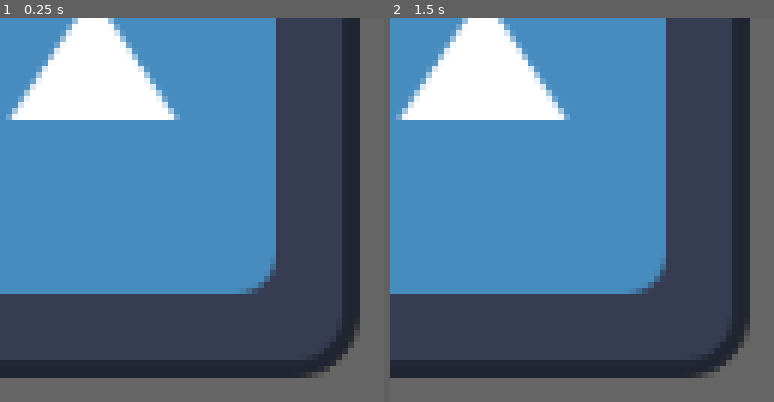
Above: before the commit, frames 1-2 (left to right).
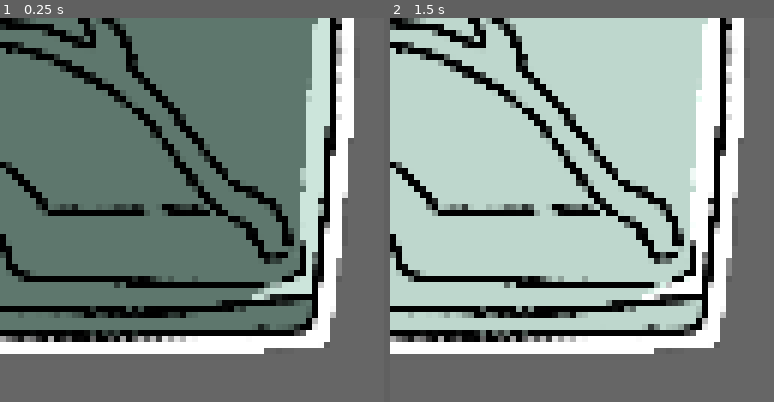
Above: after the commit, the same moments.

Repository: kayillustrations/Insectapet
Game: Godot game, scene res://windows/mini_habitat.tscn
Same seed, same stepped clock (60 frames per second), same inputs: the game is played once before the commit and once after it. The engine's default icon, where the game draws it, is replaced by a stand-in: a white triangle on a blue panel in a dark square.
Inputs (mouse positions are in pixels of both pictures, inside the frame that each line leads up to):
- Up to frame 1 (0.25 s): no input
- Up to frame 2 (1.5 s): click (482, 110) at 0.5 s; click (482, 110) at 1.25 s

The runs differ from the first frame. In frame 1, 87% of the frame differs, in the area x 0-94%, y 0-94%; in frame 2, 87%.

Commit message:
update textures + global exports

Diff:
--- /dev/null
+++ b/_autoload/exports.gd
@@ -0,0 +1,8 @@
+extends Node
+
+@export var food_textures: Array[AtlasTexture]
+
+@export var bug_colors: Dictionary = {
+	"Green" : [Color.OLIVE, Color.DARK_OLIVE_GREEN, Color.GREEN_YELLOW],
+	"Oranges": [Color.SADDLE_BROWN, Color.PERU, Color.DARK_GOLDENROD],
+}
--- /dev/null
+++ b/_autoload/exports.tscn
@@ -0,0 +1,24 @@
+[gd_scene load_steps=7 format=3 uid="uid://c8kt3ewa4tirl"]
+
+[ext_resource type="Script" uid="uid://bjqpnqcklnfjg" path="res://_autoload/exports.gd" id="1_tlivv"]
+[ext_resource type="Texture2D" uid="uid://djsdlarwla0uc" path="res://art/food2.png" id="2_5pgxl"]
+
+[sub_resource type="AtlasTexture" id="AtlasTexture_awbga"]
+atlas = ExtResource("2_5pgxl")
+region = Rect2(0, 0, 600, 600)
+
+[sub_resource type="AtlasTexture" id="AtlasTexture_50euf"]
+atlas = ExtResource("2_5pgxl")
+region = Rect2(600, 0, 600, 600)
+
+[sub_resource type="AtlasTexture" id="AtlasTexture_ysw2g"]
+atlas = ExtResource("2_5pgxl")
+region = Rect2(1200, 0, 600, 600)
+
+[sub_resource type="AtlasTexture" id="AtlasTexture_rgidw"]
+atlas = ExtResource("2_5pgxl")
+region = Rect2(1800, 0, 600, 600)
+
+[node name="Exports" type="Node"]
+script = ExtResource("1_tlivv")
+food_textures = Array[AtlasTexture]([SubResource("AtlasTexture_awbga"), SubResource("AtlasTexture_50euf"), SubResource("AtlasTexture_ysw2g"), SubResource("AtlasTexture_rgidw")])
--- a/project.godot
+++ b/project.godot
@@ -20,6 +20,7 @@
 WindowManager="*res://_autoload/WindowManager.gd"
 GameManager="*res://_autoload/GameManager.gd"
 GameSave="*res://_autoload/GameSave.gd"
+Exports="*res://_autoload/exports.tscn"
 
 [display]
 
--- a/saves/save.cfg
+++ b/saves/save.cfg
@@ -3,12 +3,12 @@
 habitat_locations={
 "Bug": Vector2i(0, 0),
 "FullHabitat": Vector2i(0, 0),
-"MiniHabitat": Vector2i(0, 0)
+"MiniHabitat": Vector2i(2132, 1220)
 }
 current_stats={
-"Energy": 95,
+"Energy": 94,
 "Happiness": 0,
-"Hunger": 63,
+"Hunger": 61,
 "Stage": 0,
 "XP": 0,
 "isHealthy": true
--- a/ui/cleaning.tscn
+++ b/ui/cleaning.tscn
@@ -9,11 +9,11 @@
 
 [sub_resource type="AtlasTexture" id="AtlasTexture_fdtcv"]
 atlas = ExtResource("1_q6wrd")
-region = Rect2(73, 31, 449, 1122)
+region = Rect2(895, 31, 455, 1122)
 
 [sub_resource type="AtlasTexture" id="AtlasTexture_palhm"]
 atlas = ExtResource("1_q6wrd")
-region = Rect2(539, 31, 362.107, 348.597)
+region = Rect2(510, 56, 359, 295)
 
 [node name="Cleaning" type="Control"]
 layout_mode = 3
--- a/ui/feeding.gd
+++ b/ui/feeding.gd
@@ -4,28 +4,32 @@
 @onready var slots: Array = $GridContainer.get_children()
 
 var food_dict:Dictionary = {
-	"0":
+	0:
 		{"Name": "Leaf",
-		"Cost" : 1},
-	"1":
+		"Cost" : 1
+		},
+	1:
 		{"Name": "Flower",
-		"Cost" : 2},
-	"2":
+		"Cost" : 2
+		},
+	2:
 		{"Name": "Veggie Slice",
-		"Cost" : 3},
-	"3":
+		"Cost" : 3
+		},
+	3:
 		{"Name": "Fruit Wedge",
-		"Cost" : 4},
-	"4":
+		"Cost" : 4
+		},
+	4:
 		{"Name": "Berries",
 		"Cost" : 0},
-	"5":
+	5:
 		{"Name": "Aphid",
 		"Cost" : 0},
-	"6":
+	6:
 		{"Name": "Dead Prey",
 		"Cost" : 0},
-	"7":
+	7:
 		{"Name": "Live Prey",
 		"Cost" : 0},
 	}
@@ -37,12 +41,13 @@
 
 func ConfigFood():
 	for i in slots.size():
-		if food_dict[str(i)]["Cost"] == 0:
+		if food_dict[i]["Cost"] == 0:
 			LockSlot(slots[i],true)
 		else:
 			LockSlot(slots[i],false)
-			slots[i].find_child("Label").text = food_dict[str(i)]["Name"]
-			slots[i].find_child("Cost").text = str(food_dict[str(i)]["Cost"])
+			slots[i].find_child("Label").text = food_dict[i]["Name"]
+			slots[i].find_child("Cost").text = str(food_dict[i]["Cost"])
+			slots[i].find_child("TextureRect").texture =  Exports.food_textures[i]
 			slots[i].find_child("Button").connect("pressed",StartFeed.bind(i))
 
 func LockSlot(slot,doLock:bool):
@@ -52,7 +57,6 @@
 func StartFeed(food_id:int):
 	current_food_id = food_id
 	Feeding(true)
-	print(food_dict[str(food_id)]["Name"])
 	await get_tree().create_timer(1).timeout
 	Feeding(false)
 	%MainButtons.eat.button_pressed = false
@@ -62,4 +66,5 @@
 	%MainButtons.ActivateAllButtons(!b)
 	%MainButtons._on_eat_toggled(!b)
 	%ReleaseBug.disabled = b
+	%Feed.find_child("Food").texture = Exports.food_textures[current_food_id]
 	%Feed.visible = b
--- a/ui/food_slot.tscn
+++ b/ui/food_slot.tscn
@@ -1,8 +1,8 @@
-[gd_scene load_steps=8 format=3 uid="uid://bq6or58tsts18"]
+[gd_scene load_steps=7 format=3 uid="uid://bq6or58tsts18"]
 
 [ext_resource type="Texture2D" uid="uid://ccv6ryx87ktff" path="res://windows/icon.svg" id="1_1tgy2"]
 [ext_resource type="Theme" uid="uid://cvpq11fkdk36a" path="res://ui/style/universal_pixel_style.tres" id="2_knl6h"]
-[ext_resource type="Texture2D" uid="uid://cyp6tcbl2hrfq" path="res://art/objects.png" id="3_l0lnd"]
+[ext_resource type="PackedScene" uid="uid://c0es7iy1tspwf" path="res://ui/locked.tscn" id="3_l0lnd"]
 
 [sub_resource type="StyleBoxFlat" id="StyleBoxFlat_l0lnd"]
 bg_color = Color(0.2244, 0.33, 0.23144, 1)
@@ -11,10 +11,6 @@
 
 [sub_resource type="StyleBoxFlat" id="StyleBoxFlat_jrhib"]
 bg_color = Color(0.4275, 0.57, 0.529625, 0.392157)
-
-[sub_resource type="AtlasTexture" id="AtlasTexture_jrhib"]
-atlas = ExtResource("3_l0lnd")
-region = Rect2(1815, 466, 235, 279)
 
 [node name="Food Slot" type="Panel"]
 custom_minimum_size = Vector2(100, 130)
@@ -84,33 +80,9 @@
 vertical_alignment = 1
 autowrap_mode = 2
 
-[node name="Locked" type="ColorRect" parent="."]
-visible = false
+[node name="Locked" parent="." instance=ExtResource("3_l0lnd")]
 layout_mode = 1
-anchors_preset = 15
-anchor_right = 1.0
-anchor_bottom = 1.0
-offset_left = 4.0
-offset_top = 3.0
-offset_right = -4.0
-offset_bottom = -3.0
-grow_horizontal = 2
-grow_vertical = 2
-color = Color(0.3182, 0.43, 0.349877, 1)
-
-[node name="TextureRect" type="TextureRect" parent="Locked"]
-modulate = Color(0.5002, 0.61, 0.56425, 1)
-layout_mode = 1
-anchors_preset = 8
-anchor_left = 0.5
-anchor_top = 0.5
-anchor_right = 0.5
-anchor_bottom = 0.5
-offset_left = -20.0
-offset_top = -20.0
-offset_right = 20.0
-offset_bottom = 20.0
-grow_horizontal = 2
-grow_vertical = 2
-texture = SubResource("AtlasTexture_jrhib")
-expand_mode = 1
+offset_left = 0.0
+offset_top = 0.0
+offset_right = 0.0
+offset_bottom = 0.0
--- /dev/null
+++ b/ui/locked.tscn
@@ -0,0 +1,36 @@
+[gd_scene load_steps=3 format=3 uid="uid://c0es7iy1tspwf"]
+
+[ext_resource type="Texture2D" uid="uid://cyp6tcbl2hrfq" path="res://art/objects.png" id="1_h5q06"]
+
+[sub_resource type="AtlasTexture" id="AtlasTexture_jrhib"]
+atlas = ExtResource("1_h5q06")
+region = Rect2(1858, 567, 204, 231)
+
+[node name="Locked" type="ColorRect"]
+anchors_preset = 15
+anchor_right = 1.0
+anchor_bottom = 1.0
+offset_left = 4.0
+offset_top = 3.0
+offset_right = -4.0
+offset_bottom = -3.0
+grow_horizontal = 2
+grow_vertical = 2
+color = Color(0.3182, 0.43, 0.349877, 1)
+
+[node name="TextureRect" type="TextureRect" parent="."]
+modulate = Color(0.5002, 0.61, 0.56425, 1)
+layout_mode = 1
+anchors_preset = 8
+anchor_left = 0.5
+anchor_top = 0.5
+anchor_right = 0.5
+anchor_bottom = 0.5
+offset_left = -20.0
+offset_top = -20.0
+offset_right = 20.0
+offset_bottom = 20.0
+grow_horizontal = 2
+grow_vertical = 2
+texture = SubResource("AtlasTexture_jrhib")
+expand_mode = 1
--- a/ui/shop.tscn
+++ b/ui/shop.tscn
@@ -1,12 +1,7 @@
-[gd_scene load_steps=5 format=3 uid="uid://dqqjtahenh6gc"]
+[gd_scene load_steps=3 format=3 uid="uid://dqqjtahenh6gc"]
 
 [ext_resource type="Script" uid="uid://b6m6vguxabaj7" path="res://ui/feeding.gd" id="1_2v8nf"]
-[ext_resource type="PackedScene" uid="uid://bq6or58tsts18" path="res://ui/food_slot.tscn" id="2_1slnd"]
-[ext_resource type="Texture2D" uid="uid://cyp6tcbl2hrfq" path="res://art/objects.png" id="3_1slnd"]
-
-[sub_resource type="AtlasTexture" id="AtlasTexture_e4u7y"]
-atlas = ExtResource("3_1slnd")
-region = Rect2(1815, 466, 235, 279)
+[ext_resource type="PackedScene" uid="uid://c0es7iy1tspwf" path="res://ui/locked.tscn" id="2_2v8nf"]
 
 [node name="Shop" type="Control"]
 layout_mode = 3
@@ -41,56 +36,9 @@
 theme_override_constants/v_separation = 10
 columns = 4
 
-[node name="Food Slot" parent="GridContainer" instance=ExtResource("2_1slnd")]
-layout_mode = 2
-
-[node name="Food Slot2" parent="GridContainer" instance=ExtResource("2_1slnd")]
-layout_mode = 2
-
-[node name="Food Slot3" parent="GridContainer" instance=ExtResource("2_1slnd")]
-layout_mode = 2
-
-[node name="Food Slot4" parent="GridContainer" instance=ExtResource("2_1slnd")]
-layout_mode = 2
-
-[node name="Food Slot5" parent="GridContainer" instance=ExtResource("2_1slnd")]
-layout_mode = 2
-
-[node name="Food Slot6" parent="GridContainer" instance=ExtResource("2_1slnd")]
-layout_mode = 2
-
-[node name="Food Slot7" parent="GridContainer" instance=ExtResource("2_1slnd")]
-layout_mode = 2
-
-[node name="Food Slot8" parent="GridContainer" instance=ExtResource("2_1slnd")]
-layout_mode = 2
-
-[node name="Locked" type="ColorRect" parent="."]
+[node name="Locked" parent="." instance=ExtResource("2_2v8nf")]
 layout_mode = 1
-anchors_preset = 15
-anchor_right = 1.0
-anchor_bottom = 1.0
-offset_left = -14.0
-offset_top = -23.0
-offset_right = 14.0
-offset_bottom = 22.0
-grow_horizontal = 2
-grow_vertical = 2
-color = Color(0.3182, 0.43, 0.349877, 1)
-
-[node name="TextureRect" type="TextureRect" parent="Locked"]
-modulate = Color(0.5002, 0.61, 0.56425, 1)
-layout_mode = 1
-anchors_preset = 8
-anchor_left = 0.5
-anchor_top = 0.5
-anchor_right = 0.5
-anchor_bottom = 0.5
-offset_left = -20.0
-offset_top = -20.0
-offset_right = 20.0
-offset_bottom = 20.0
-grow_horizontal = 2
-grow_vertical = 2
-texture = SubResource("AtlasTexture_e4u7y")
-expand_mode = 1
+offset_left = 0.0
+offset_top = 0.0
+offset_right = 0.0
+offset_bottom = 0.0
--- a/windows/full_habitat.tscn
+++ b/windows/full_habitat.tscn
@@ -68,10 +68,6 @@
 atlas = ExtResource("28_xjwgn")
 region = Rect2(1510, 198, 936, 191)
 
-[sub_resource type="AtlasTexture" id="AtlasTexture_sutye"]
-atlas = ExtResource("28_xjwgn")
-region = Rect2(2190, 372, 212, 174)
-
 [sub_resource type="AtlasTexture" id="AtlasTexture_ncixy"]
 atlas = ExtResource("28_xjwgn")
 region = Rect2(1519, 9, 983, 171)
@@ -238,7 +234,11 @@
 
 [sub_resource type="AtlasTexture" id="AtlasTexture_3ytqu"]
 atlas = ExtResource("28_xjwgn")
-region = Rect2(898.689, 31.4511, 458.744, 1117.44)
+region = Rect2(39, 31, 449, 1122)
+
+[sub_resource type="AtlasTexture" id="AtlasTexture_unkbi"]
+atlas = ExtResource("28_xjwgn")
+region = Rect2(623, 545, 165, 161)
 
 [sub_resource type="StyleBoxEmpty" id="StyleBoxEmpty_frhdr"]
 
@@ -247,7 +247,7 @@
 
 [sub_resource type="AtlasTexture" id="AtlasTexture_a5fvd"]
 atlas = ExtResource("28_xjwgn")
-region = Rect2(536, 39, 369, 322)
+region = Rect2(510, 56, 359, 295)
 
 [sub_resource type="ShaderMaterial" id="ShaderMaterial_gyogo"]
 shader = ExtResource("14_7eo7q")
@@ -302,6 +302,7 @@
 
 [node name="Bug" type="AnimatedSprite2D" parent="Shape/Control/Center Anchor/MainPath/PathFollow2D" index="0"]
 unique_name_in_owner = true
+visible = false
 sprite_frames = SubResource("SpriteFrames_fombg")
 autoplay = "default"
 offset = Vector2(0, 50)
@@ -346,10 +347,9 @@
 ignore_texture_size = true
 stretch_mode = 5
 
-[node name="Feed" type="Sprite2D" parent="Shape/Control/Center Anchor" index="7"]
+[node name="Feed" type="Node2D" parent="Shape/Control/Center Anchor" index="7"]
 unique_name_in_owner = true
 rotation = 0.523598
-scale = Vector2(1, 1)
 
 [node name="Back" type="Sprite2D" parent="Shape/Control/Center Anchor/Feed" index="0"]
 unique_name_in_owner = true
@@ -361,14 +361,11 @@
 [node name="Food" type="Sprite2D" parent="Shape/Control/Center Anchor/Feed" index="1"]
 unique_name_in_owner = true
 rotation = -0.523599
-scale = Vector2(1, 1)
-texture = SubResource("AtlasTexture_sutye")
 
 [node name="Front" type="Sprite2D" parent="Shape/Control/Center Anchor/Feed" index="2"]
 unique_name_in_owner = true
 position = Vector2(-720.832, -407.576)
 rotation = -2.54371
-scale = Vector2(1, 1)
 texture = SubResource("AtlasTexture_ncixy")
 offset = Vector2(-400, -15)
 
@@ -382,6 +379,7 @@
 
 [node name="FogControl" type="Node2D" parent="Shape/Control/Center Anchor" index="10"]
 unique_name_in_owner = true
+visible = false
 script = ExtResource("11_07xw5")
 
 [node name="Fog" type="Sprite2D" parent="Shape/Control/Center Anchor/FogControl" index="0"]
@@ -653,7 +651,14 @@
 flip_h = true
 script = ExtResource("25_frhdr")
 
-[node name="ProgressBar" type="ProgressBar" parent="Shape/Control/UI/Bottle" index="0"]
+[node name="Sprite2D" type="Sprite2D" parent="Shape/Control/UI/Bottle" index="0"]
+show_behind_parent = true
+position = Vector2(-47.3023, -33.0338)
+rotation = -2.81718
+texture = SubResource("AtlasTexture_unkbi")
+flip_v = true
+
+[node name="ProgressBar" type="ProgressBar" parent="Shape/Control/UI/Bottle" index="1"]
 offset_left = 89.5062
 offset_top = 112.98
 offset_right = 124.506
@@ -732,6 +737,7 @@
 
 [node name="Game" parent="SubViewportContainer/ScreenViewport" index="1" instance=ExtResource("36_1gug7")]
 unique_name_in_owner = true
+visible = false
 
 [connection signal="pressed" from="Shape/Control/Center Anchor/ReleaseBug" to="." method="_on_bug_pressed"]
 [connection signal="pressed" from="Shape/Control/ColorRect/x" to="." method="_on_x_pressed"]
--- a/windows/mini_habitat.tscn
+++ b/windows/mini_habitat.tscn
@@ -1,9 +1,8 @@
-[gd_scene load_steps=6 format=3 uid="uid://lu36lgbqel"]
+[gd_scene load_steps=7 format=3 uid="uid://lu36lgbqel"]
 
 [ext_resource type="PackedScene" uid="uid://p100dnqto4hp" path="res://windows/window_base.tscn" id="1_jples"]
 [ext_resource type="Script" uid="uid://berrvbqxg880d" path="res://windows/mini_habitat.gd" id="2_l2vge"]
-[ext_resource type="Texture2D" uid="uid://ccv6ryx87ktff" path="res://windows/icon.svg" id="2_sxag7"]
-[ext_resource type="Texture2D" uid="uid://rwf1jiduqbqj" path="res://iconhover.svg" id="3_do3m4"]
+[ext_resource type="Texture2D" uid="uid://cyp6tcbl2hrfq" path="res://art/objects.png" id="3_do3m4"]
 
 [sub_resource type="StyleBoxFlat" id="StyleBoxFlat_l2vge"]
 bg_color = Color(0.6, 0.6, 0.6, 0)
@@ -16,6 +15,14 @@
 corner_radius_top_right = 5
 corner_radius_bottom_right = 5
 corner_radius_bottom_left = 5
+
+[sub_resource type="AtlasTexture" id="AtlasTexture_l2vge"]
+atlas = ExtResource("3_do3m4")
+region = Rect2(61, 2300, 580, 533)
+
+[sub_resource type="AtlasTexture" id="AtlasTexture_ingp8"]
+atlas = ExtResource("3_do3m4")
+region = Rect2(61, 1720, 580, 533)
 
 [node name="MiniHabitat" node_paths=PackedStringArray("move_button") instance=ExtResource("1_jples")]
 size = Vector2i(110, 110)
@@ -64,8 +71,8 @@
 grow_horizontal = 2
 grow_vertical = 2
 toggle_mode = true
-texture_normal = ExtResource("2_sxag7")
-texture_hover = ExtResource("3_do3m4")
+texture_normal = SubResource("AtlasTexture_l2vge")
+texture_hover = SubResource("AtlasTexture_ingp8")
 ignore_texture_size = true
 stretch_mode = 5
 
Not shown, added: _autoload/exports.gd.uid
Not shown, added: art/food.png.import
Not shown, added: art/food2.png.import
Not shown, added: art/stick_YA.png.import
Not shown, added: art/stick_egg.png.import
Not shown, added: art/stick_nymph.png.import
